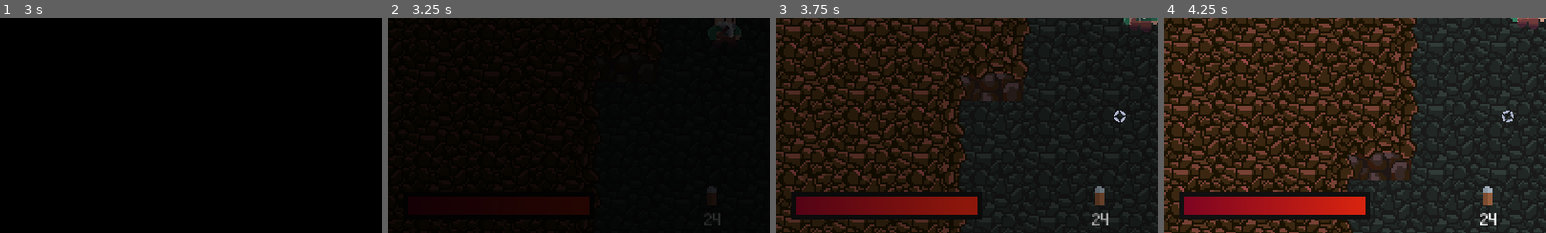
Above: before the commit, frames 1-4 (left to right).
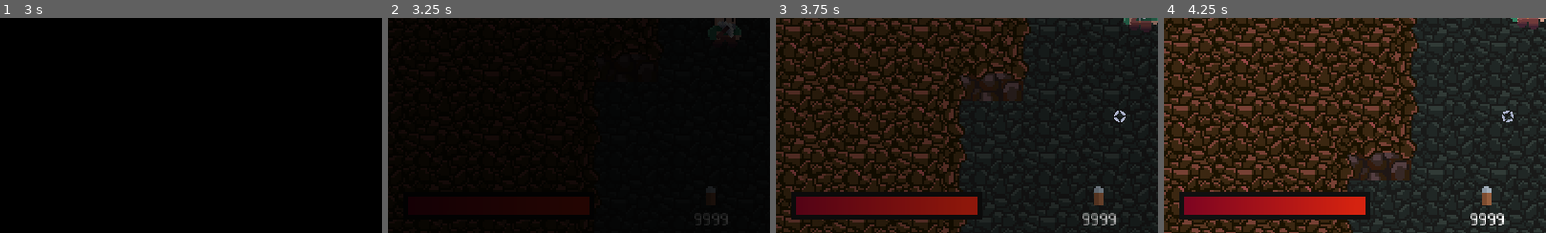
Above: after the commit, the same moments.

Repository: AyUpItsAli/Gunthers-Grotto-Coursework
Game: Godot game, scene res://GUI/MainMenu/MainMenu.tscn
Two runs of this game, one before a commit and one after it. Both use one fixed random seed, a clock stepped at 60 frames per second and the inputs below.
Inputs (mouse positions are % of the whole screen's width and height, from its top left):
- Up to frame 1 (3 s): click (33, 58) at 0.5 s; tap Enter (force_exit_cave) at 1.25 s; move the mouse to (72, 45) at 1.27 s; hold D (move_right) 1.28-2.03 s; hold 3 (equip_dynamite) 1.28-2.03 s; tap Space at 2 s; move the mouse to (30, 55) at 2.02 s; hold S (move_down) 2.03-2.78 s; tap 1 (equip_pickaxe) at 2.1 s; move the mouse to (60, 28) at 2.77 s; hold D (move_right) from 2.78 s (still down); hold 2 (equip_revolver) from 2.78 s (still down)
- Up to frame 2 (3.25 s): keep holding D (move_right); keep holding 2 (equip_revolver)
- Up to frame 3 (3.75 s): move the mouse to (45, 70) at 3.52 s; release D (move_right) at 3.53 s; release 2 (equip_revolver) at 3.53 s; hold W (move_up) from 3.53 s (still down); tap E (interact) at 3.6 s
- Up to frame 4 (4.25 s): keep holding W (move_up)
The pictures show only the part of the screen within x 0-50%, y 47-97%; the shares and areas given below are measured in that part.

Frame 1 is identical in both runs. In frame 2, 0.1% of the frame differs, in the area x 80-89%, y 80-97%; in frame 3, 0.4%; in frame 4, 0.4%, in the area x 80-89%, y 78-97%.

Commit message:
Added death procedure which loads Game Over screen

Diff:
--- a/Actors/Player/Player.gd
+++ b/Actors/Player/Player.gd
@@ -9,6 +9,7 @@
 const PICKAXE_DAMAGE = 1
 const BULLET = preload("res://Actors/Player/Bullet.tscn")
 const DYNAMITE = preload("res://Actors/Player/Dynamite.tscn")
+const WAIT_TIME_AFTER_DEATH = 5 # seconds
 
 # Node references
 onready var body_sprite: Sprite = $BodySprite
@@ -22,14 +23,16 @@
 var facing = Vector2.DOWN
 var equipped = Tools.PICKAXE
 var attacking = false
+var dead = false
 
 func get_camera():
 	return get_node("Camera")
 
 func determine_velocity(delta):
 	velocity = Vector2.ZERO # Reset velocity to 0
+	if dead: return
 
-	# Alter velocity vector based on user inputs
+	# Alter velocity vector based on user inputs, if not dead
 	if Input.is_action_pressed("move_left"): velocity.x -= 1
 	if Input.is_action_pressed("move_right"): velocity.x += 1
 	if Input.is_action_pressed("move_up"): velocity.y -= 1
@@ -56,6 +59,8 @@
 		facing = Vector2.DOWN
 
 func _process(delta):
+	if dead: return
+
 	var facing_before = facing
 	determine_facing()
 
@@ -160,6 +165,8 @@
 
 # Called when this node detects mouse/keyboard inputs
 func _unhandled_input(event):
+	if dead: return
+
 	if event.is_action_pressed("equip_pickaxe"):
 		equip(Tools.PICKAXE)
 	elif event.is_action_pressed("equip_revolver"):
@@ -172,7 +179,19 @@
 		interact()
 
 func take_damage(damage: int):
+	if dead: return
 	body_sprite.modulate = Color.red
-	PlayerData.reduce_health(damage)
+	var survived = PlayerData.reduce_health(damage)
 	yield(get_tree().create_timer(0.1), "timeout")
 	body_sprite.modulate = Color.white
+	if not survived: die()
+
+# Called if the player doesn't "survive" the take_damage method
+# Sets dead to true, disabling all user input, and hides player sprites.
+func die():
+	dead = true
+	player_animations.stop()
+	body_sprite.visible = false
+	item_sprite.visible = false
+	yield(get_tree().create_timer(WAIT_TIME_AFTER_DEATH), "timeout")
+	get_tree().change_scene("res://GUI/GameOverScreen/GameOverScreen.tscn")
--- a/Globals/PlayerData.gd
+++ b/Globals/PlayerData.gd
@@ -3,7 +3,7 @@
 const MAX_HEALTH = 10
 
 onready var starting_inventory = {
-	Globals.ItemIDs.REVOLVER_AMMO: 24,
+	Globals.ItemIDs.REVOLVER_AMMO: 9999,
 	Globals.ItemIDs.DYNAMITE_STICK: 2
 }
 
@@ -17,13 +17,12 @@
 	health = MAX_HEALTH
 	inventory = starting_inventory.duplicate()
 
-func reduce_health(amount: int):
+func reduce_health(amount: int) -> bool:
 	health -= amount
 	if health < 0:
 		health = 0
 	emit_signal("health_changed")
-	if health == 0:
-		print("Game Over")
+	return health > 0 # Return whether the player survived
 
 # Attempts to ADD an item to the inventory
 # Returns whether the item was able to be added or not
